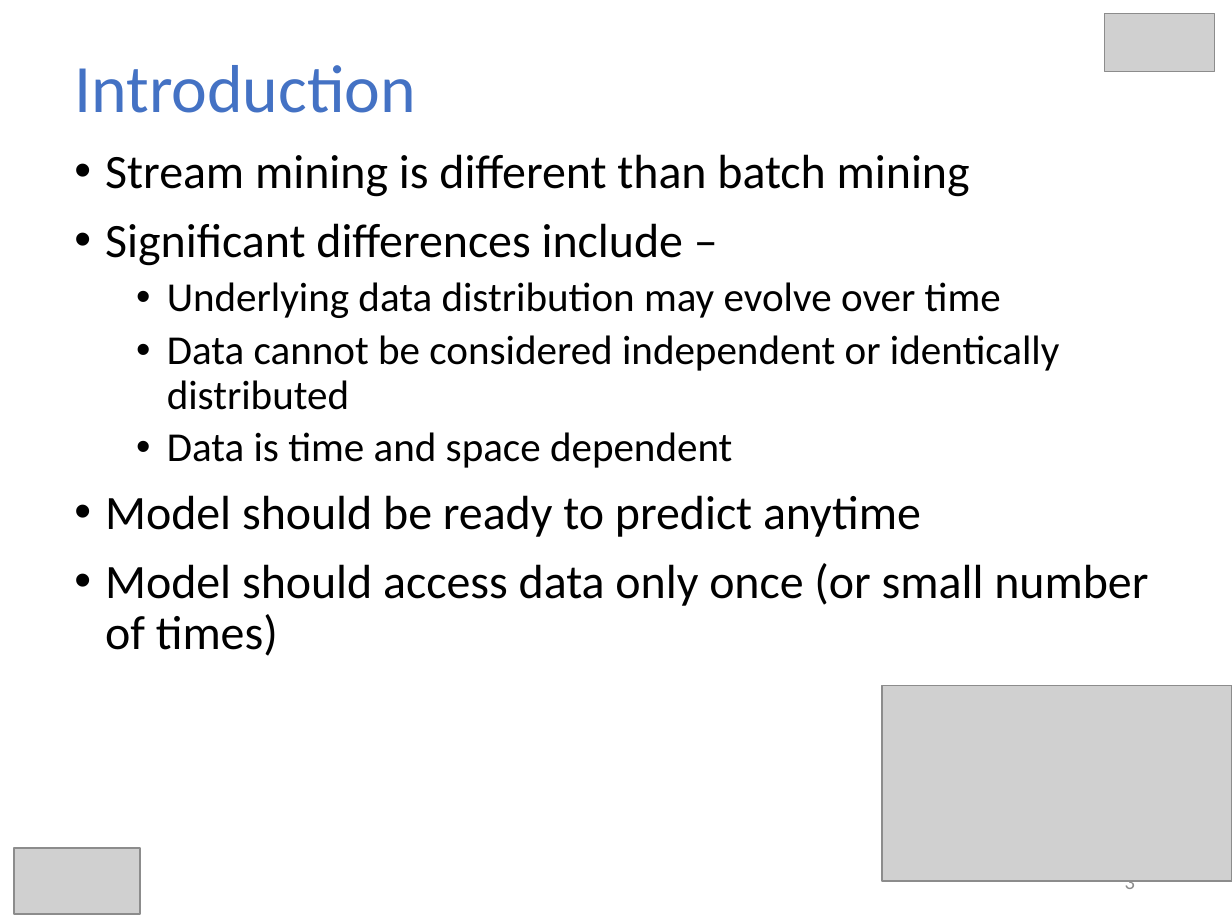
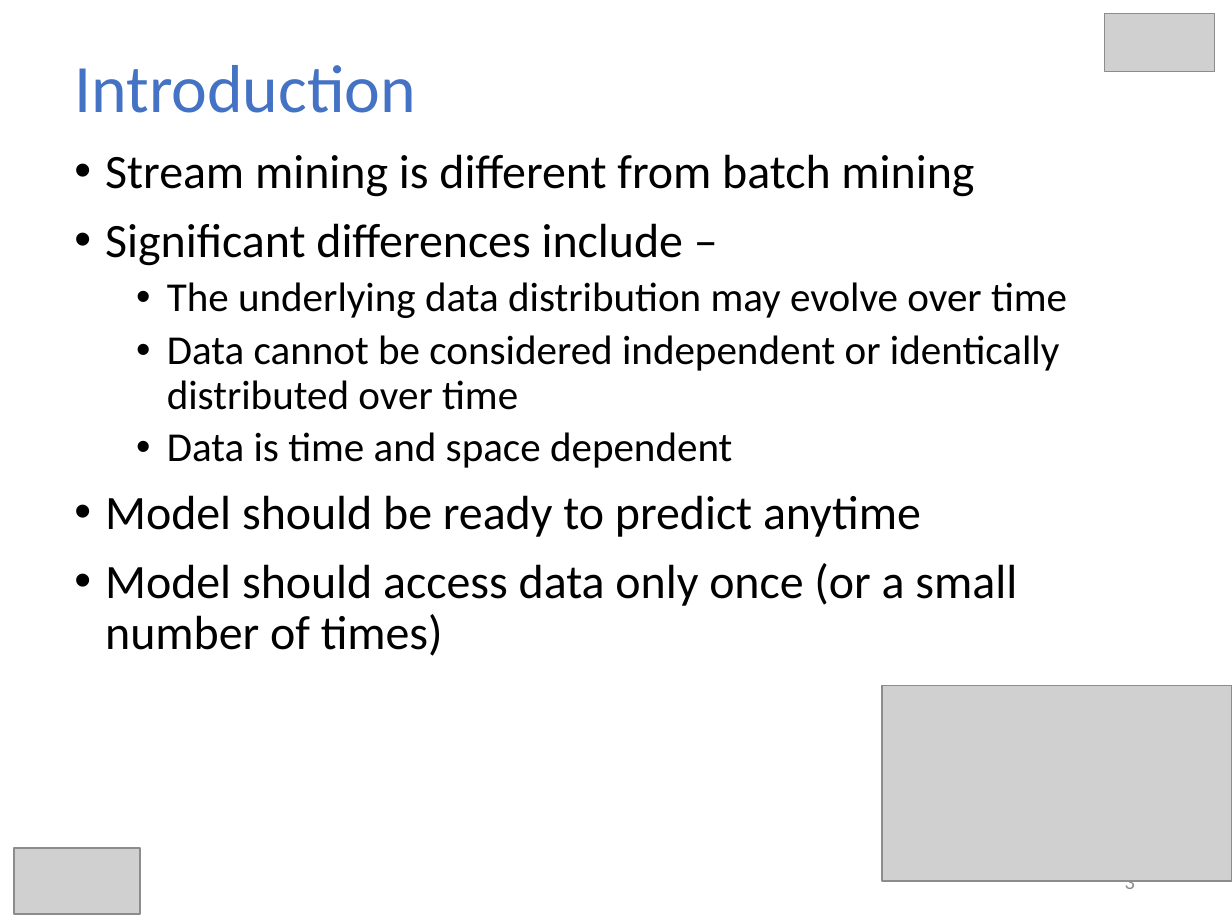
Before and after one commit to hmsgit/minestream, a slide deck: slide 3 of presentation/thesis.pptx. Drawn at 1232x924 pixels with LibreOffice and Linux fonts; fonts in the diff are those of the drawing; grey boxes stand for pictures. Boxes give left, top, right and bottom in pixels: in the first picture for what was removed or moved away, otherwise in the second. Text is boxed around its words. In the diff, an @@ line names an element or a change of style, - is before the commit and + after.

Commit message:
replaced all batched and leaning

```diff
--- a/presentation/thesis.pptx
+++ b/presentation/thesis.pptx
@@ text at [105,154,974,197]: text changed @@
-• Stream mining is different than batch mining
+• Stream mining is different from batch mining
@@ text at [167,282,1067,410]: text changed @@
-  • Underlying data distribution may evolve over time
-  • Data cannot be considered independent or identically distributed
+  • The underlying data distribution may evolve over time
+  • Data cannot be considered independent or identically distributed over time
@@ text at [105,563,1017,656]: text changed @@
-• Model should access data only once (or small number of times)
+• Model should access data only once (or a small number of times)
```
Also in this commit, not shown: 23 other slides changed, 2 slides removed, 9 other files.
